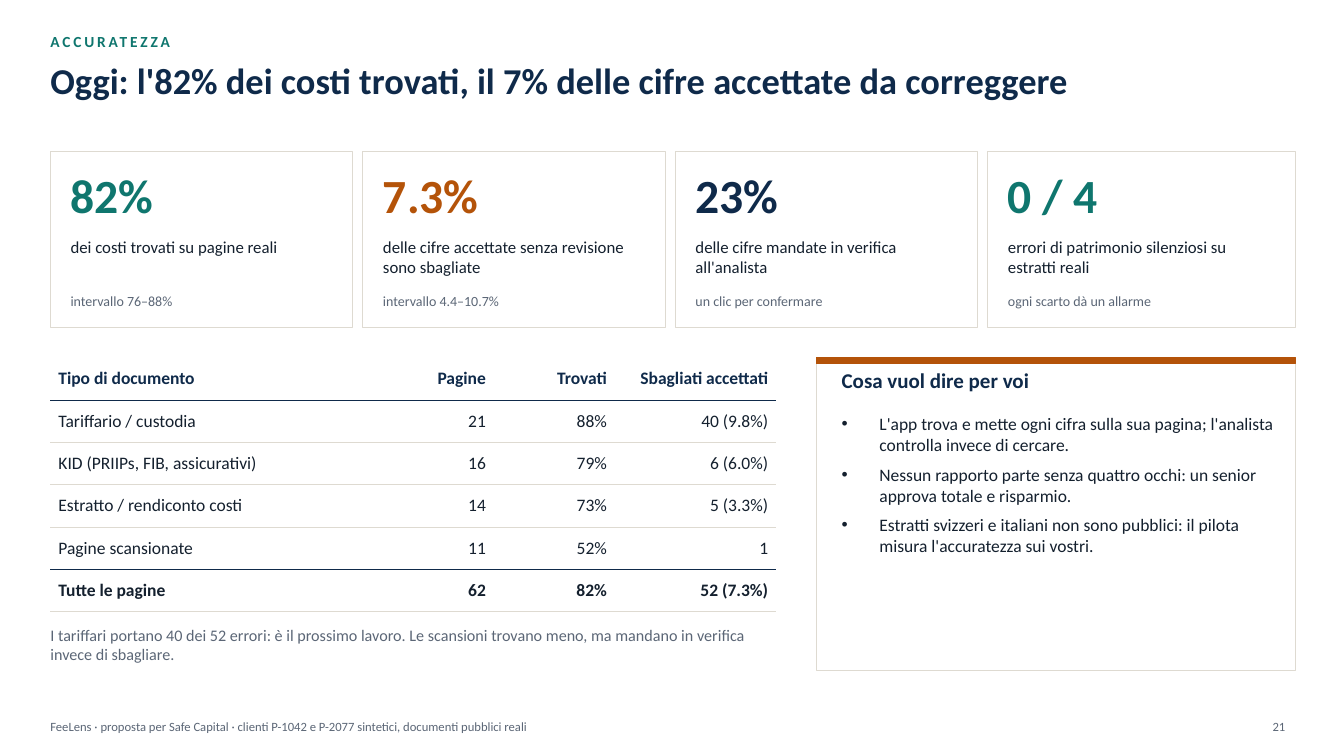
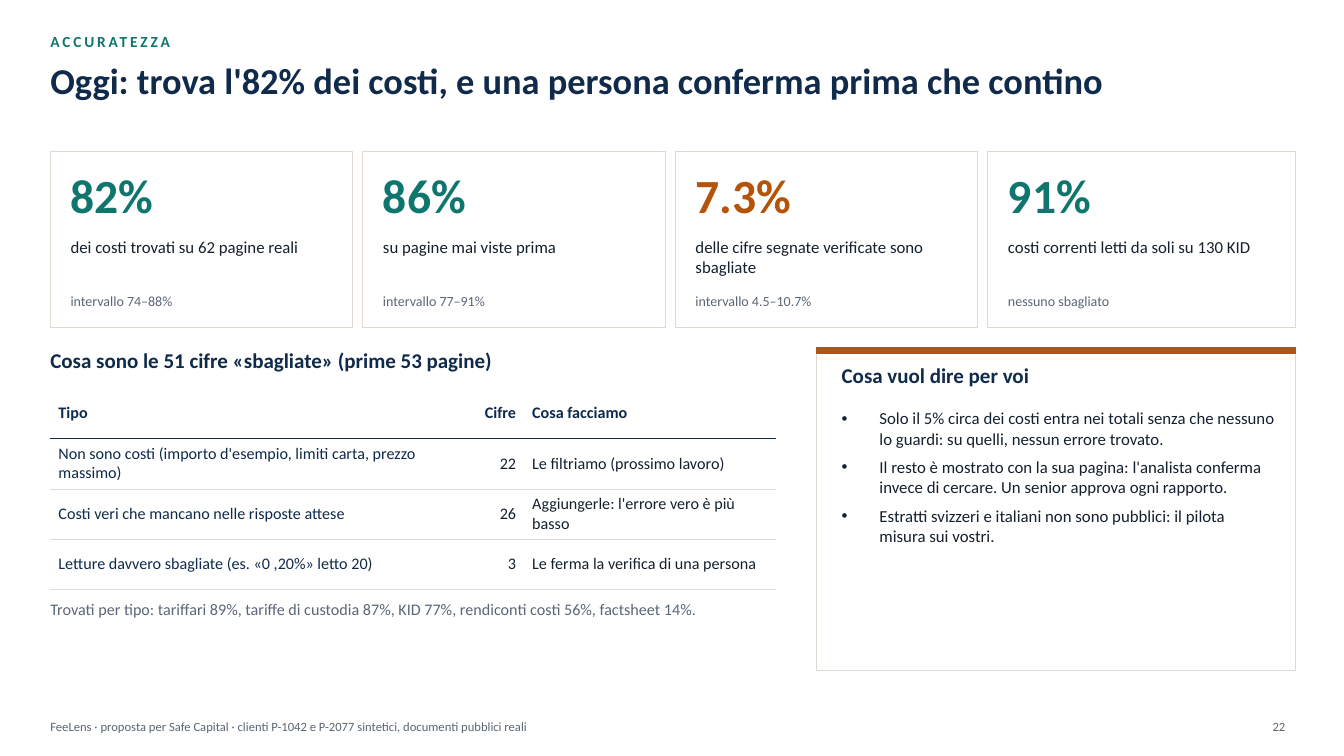
Before and after one commit to rossotti-alessandro/PortfolioCostEngine, a slide deck: slide 22 of slides/FeeLens_Proposta_IT.pptx (slide 21 before the commit). Drawn at 1344x756 pixels with LibreOffice and Linux fonts; fonts in the diff are those of the drawing. Boxes give left, top, right and bottom in pixels: in the first picture for what was removed or moved away, otherwise in the second. Text is boxed around its words. In the diff, an @@ line names an element or a change of style, - is before the commit and + after.

```diff
--- a/slides/FeeLens_Proposta_IT.pptx
+++ b/slides/FeeLens_Proposta_IT.pptx
@@ text at (50, 68, 1102, 100): text changed @@
-Oggi: l'82% dei costi trovati, il 7% delle cifre accettate da correggere
+Oggi: trova l'82% dei costi, e una persona conferma prima che contino
@@ text at (383, 180, 466, 214): text changed; text colour #B45309 to #0F766E @@
-7.3%
+86%
@@ text at (695, 180, 791, 214): text changed; text colour #0F2A4A to #B45309 @@
-23%
+7.3%
@@ text at (1008, 180, 1091, 214): text changed @@
-0 / 4
+91%
@@ text at (71, 241, 298, 256): text changed @@
-dei costi trovati su pagine reali
+dei costi trovati su 62 pagine reali
@@ text at (383, 241, 556, 256): text changed @@
-delle cifre accettate senza revisione sono sbagliate
+su pagine mai viste prima
@@ text at (695, 241, 923, 276): text changed @@
-delle cifre mandate in verifica all'analista
+delle cifre segnate verificate sono sbagliate
@@ text at (1008, 241, 1250, 253): text changed @@
-errori di patrimonio silenziosi su estratti reali
+costi correnti letti da soli su 130 KID
@@ text at (71, 296, 172, 306): text changed @@
-intervallo 76–88%
+intervallo 74–88%
@@ text at (383, 296, 485, 306): text changed @@
-intervallo 4.4–10.7%
+intervallo 77–91%
@@ text at (695, 296, 811, 306): text changed @@
-un clic per confermare
+intervallo 4.5–10.7%
@@ text at (1008, 296, 1109, 309): text changed @@
-ogni scarto dà un allarme
+nessuno sbagliato
@@ table removed at (50, 358, 776, 603), 6 rows, 4 columns @@
-Tipo di documento | Pagine | Trovati | Sbagliati accettati
-Tariffario / custodia | 21 | 88% | 40 (9.8%)
-KID (PRIIPs, FIB, assicurativi) | 16 | 79% | 6 (6.0%)
-Estratto / rendiconto costi | 14 | 73% | 5 (3.3%)
-Pagine scansionate | 11 | 52% | 1
-Tutte le pagine | 62 | 82% | 52 (7.3%)
@@ text added at (50, 352, 492, 372), 15 pt, text #0F2A4A, bold @@
+Cosa sono le 51 cifre «sbagliate» (prime 53 pagine)
@@ rectangle: place and size @@
-rectangle at (817, 358, 1296, 670)
+rectangle at (817, 348, 1296, 670)
@@ rectangle: place and size @@
-rectangle at (817, 358, 1296, 364)
+rectangle at (817, 348, 1296, 354)
@@ table added at (50, 388, 776, 576), 4 rows, 3 columns @@
+Tipo | Cifre | Cosa facciamo
+Non sono costi (importo d'esempio, limiti carta, prezzo massimo) | 22 | Le filtriamo (prossimo lavoro)
+Costi veri che mancano nelle risposte attese | 26 | Aggiungerle: l'errore vero è più basso
+Letture davvero sbagliate (es. «0 ,20%» letto 20) | 3 | Le ferma la verifica di una persona
@@ text "Cosa vuol dire per voi": place and size @@
-text "Cosa vuol dire per voi" at (842, 373, 1029, 392)
+text "Cosa vuol dire per voi" at (842, 368, 1029, 387)
@@ text at (879, 412, 1274, 542): text changed; size 12.5 to 12 pt @@
-• L'app trova e mette ogni cifra sulla sua pagina; l'analista controlla invece di cercare.
-• Nessun rapporto parte senza quattro occhi: un senior approva totale e risparmio.
-• Estratti svizzeri e italiani non sono pubblici: il pilota misura l'accuratezza sui vostri.
+• Solo il 5% circa dei costi entra nei totali senza che nessuno lo guardi: su quelli, nessun errore trovato.
+• Il resto è mostrato con la sua pagina: l'analista conferma invece di cercare. Un senior approva ogni rapporto.
+• Estratti svizzeri e italiani non sono pubblici: il pilota misura sui vostri.
@@ text added at (50, 604, 696, 618), 11.5 pt, text #5B6676 @@
+Trovati per tipo: tariffari 89%, tariffe di custodia 87%, KID 77%, rendiconti costi 56%, factsheet 14%.
@@ text removed at (50, 630, 744, 663) @@
-I tariffari portano 40 dei 52 errori: è il prossimo lavoro. Le scansioni trovano meno, ma mandano in verifica invece di sbagliare.
@@ page number at (1273, 723, 1286, 731): text changed @@
-21
+22
```
Also in this commit, not shown: 16 other slides changed, 2 slides added, 36 other files.
